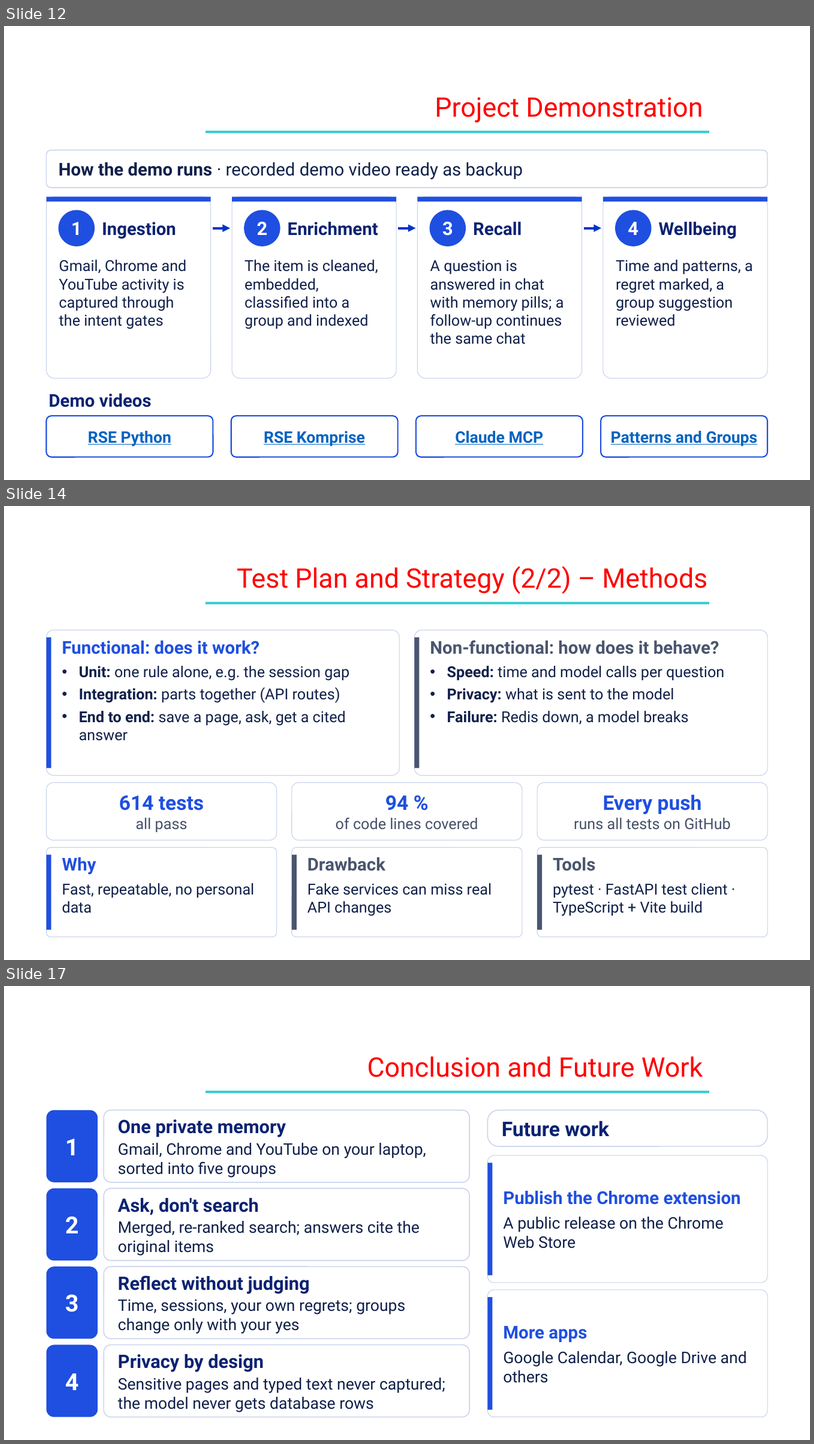
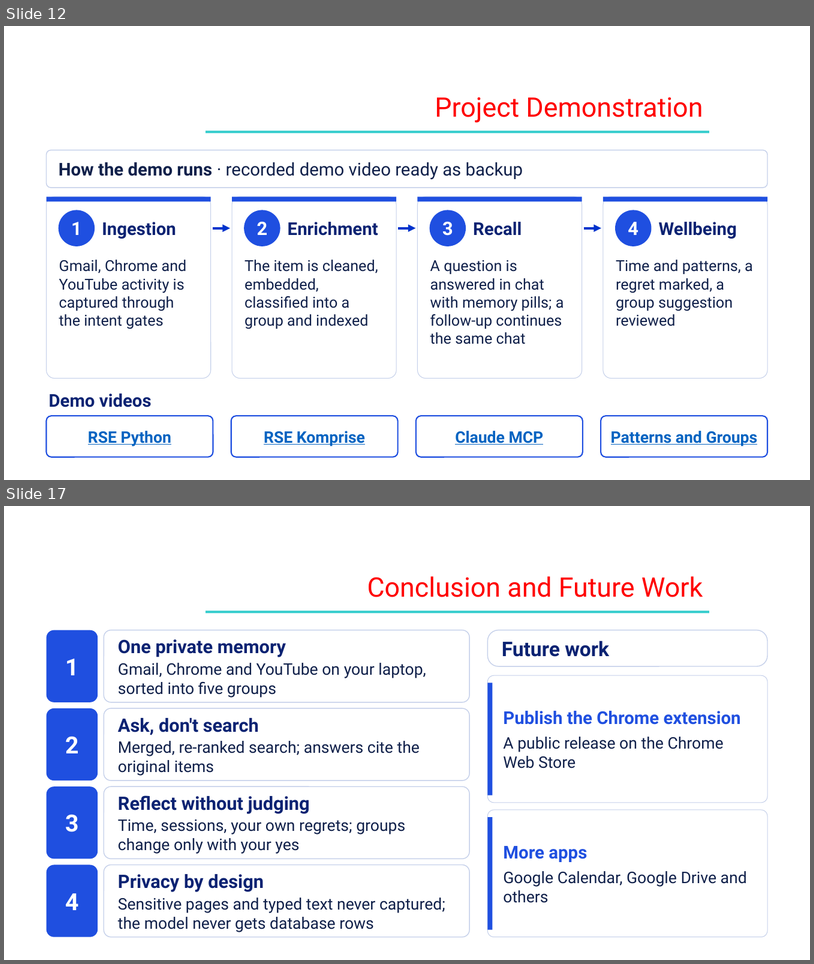
Before and after one commit to Shehzaad-khan/Efficient-Contextualized-History-Orchestrator-E.C.H.O, a slide deck: docs/Phase III/ECHO_Phase3_Review3.pptx. Shown one above the other, each under a label of ours: slides 12, 14 and 17 before the commit, slides 12 and 17 after it; the slides between them are not shown. The pictures are 814x1444 and 814x964 pixels, drawn with LibreOffice and Linux fonts; fonts in the diff are those of the drawing; background and template pictures are left out. Boxes give left, top, right and bottom in pixels: in the first picture for what was removed or moved away, otherwise in the second. Text is boxed around its words. In the diff, an @@ line names an element or a change of style, - is before the commit and + after.

```diff
--- a/docs/Phase III/ECHO_Phase3_Review3.pptx
+++ b/docs/Phase III/ECHO_Phase3_Review3.pptx
@@ slide 14 removed at bbox=[4, 506, 810, 960], background picture (left out) @@
@@ text removed at bbox=[237, 566, 708, 594] @@
-Test Plan and Strategy (2/2) – Methods
@@ rectangle removed at bbox=[206, 601, 710, 604] @@
@@ rounded rectangle removed at bbox=[47, 630, 399, 775] @@
@@ rounded rectangle removed at bbox=[415, 630, 768, 775] @@
@@ rectangle removed at bbox=[47, 637, 51, 768] @@
@@ text removed at bbox=[62, 640, 350, 741] @@
-Functional: does it work?
-• Unit: one rule alone, e.g. the session gap
-• Integration: parts together (API routes)
-• End to end: save a page, ask, get a cited answer
@@ rectangle removed at bbox=[415, 637, 420, 768] @@
@@ text removed at bbox=[430, 640, 725, 724] @@
-Non-functional: how does it behave?
-• Speed: time and model calls per question
-• Privacy: what is sent to the model
-• Failure: Redis down, a model breaks
@@ rounded rectangle removed at bbox=[47, 783, 277, 840] @@
-614 tests
-all pass
@@ rounded rectangle removed at bbox=[292, 783, 522, 840] @@
-94 %
-of code lines covered
@@ rounded rectangle removed at bbox=[537, 783, 768, 840] @@
-Every push
-runs all tests on GitHub
@@ rounded rectangle removed at bbox=[47, 847, 277, 937] @@
@@ rounded rectangle removed at bbox=[292, 847, 522, 937] @@
@@ rounded rectangle removed at bbox=[537, 847, 768, 937] @@
@@ rectangle removed at bbox=[47, 855, 51, 930] @@
@@ text removed at bbox=[62, 857, 254, 913] @@
-Why
-Fast, repeatable, no personal data
@@ rectangle removed at bbox=[292, 855, 297, 930] @@
@@ text removed at bbox=[308, 857, 492, 916] @@
-Drawback
-Fake services can miss real API changes
@@ rectangle removed at bbox=[537, 855, 542, 930] @@
@@ text removed at bbox=[553, 857, 728, 916] @@
-Tools
-pytest · FastAPI test client · TypeScript + Vite build
```
Also in this commit, not shown: 2 slides changed, 2 slides added, 1 other slide removed, 2 other files.
